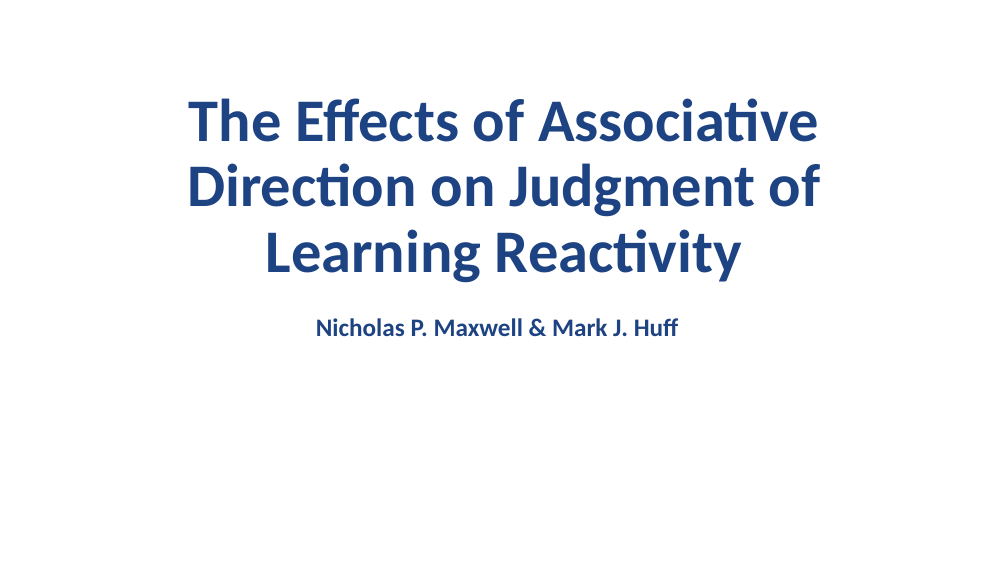
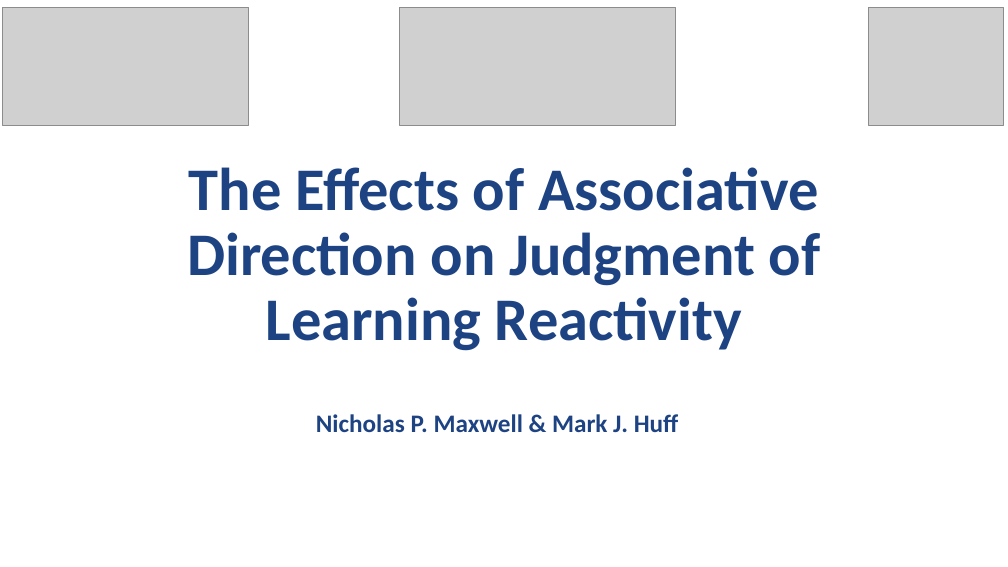
Before and after one commit to npm27/JOL-Reactivity-1, a slide deck: slide 1 of 6 Presentations/JOL Reactivity.pptx. Drawn at 1008x567 pixels with LibreOffice and Linux fonts; fonts in the diff are those of the drawing; grey boxes stand for pictures. Boxes give left, top, right and bottom in pixels: in the first picture for what was removed or moved away, otherwise in the second. Text is boxed around its words. In the diff, an @@ line names an element or a change of style, - is before the commit and + after.

```diff
--- a/6 Presentations/JOL Reactivity.pptx
+++ b/6 Presentations/JOL Reactivity.pptx
@@ picture added at [2, 7, 249, 125] @@
@@ picture added at [399, 7, 675, 125] @@
@@ picture added at [869, 7, 1004, 125] @@
@@ title "The Effects of Associative Direction ...": place and size @@
-title "The Effects of Associative Direction ..." at [187, 98, 821, 283]
+title "The Effects of Associative Direction ..." at [187, 167, 821, 351]
@@ subtitle "Nicholas P. Maxwell & Mark ...": place and size @@
-subtitle "Nicholas P. Maxwell & Mark ..." at [316, 318, 679, 336]
+subtitle "Nicholas P. Maxwell & Mark ..." at [316, 414, 679, 432]
```
Also in this commit, not shown: 1 other slide changed, 6 slides added, 3 slides removed.
